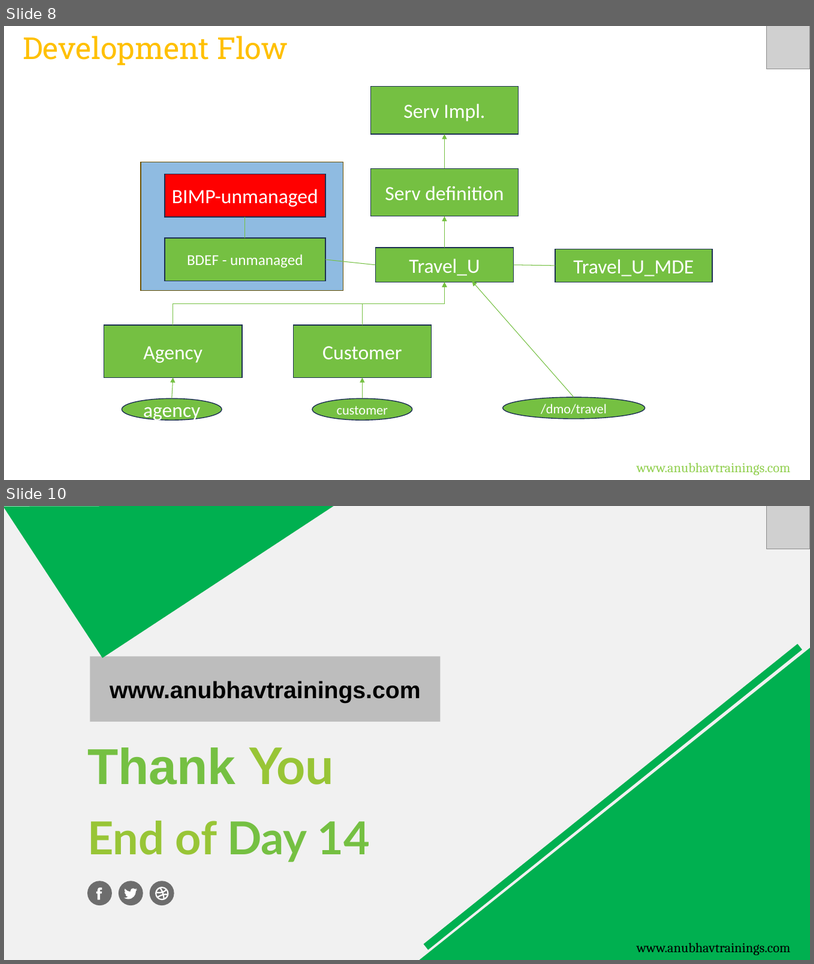
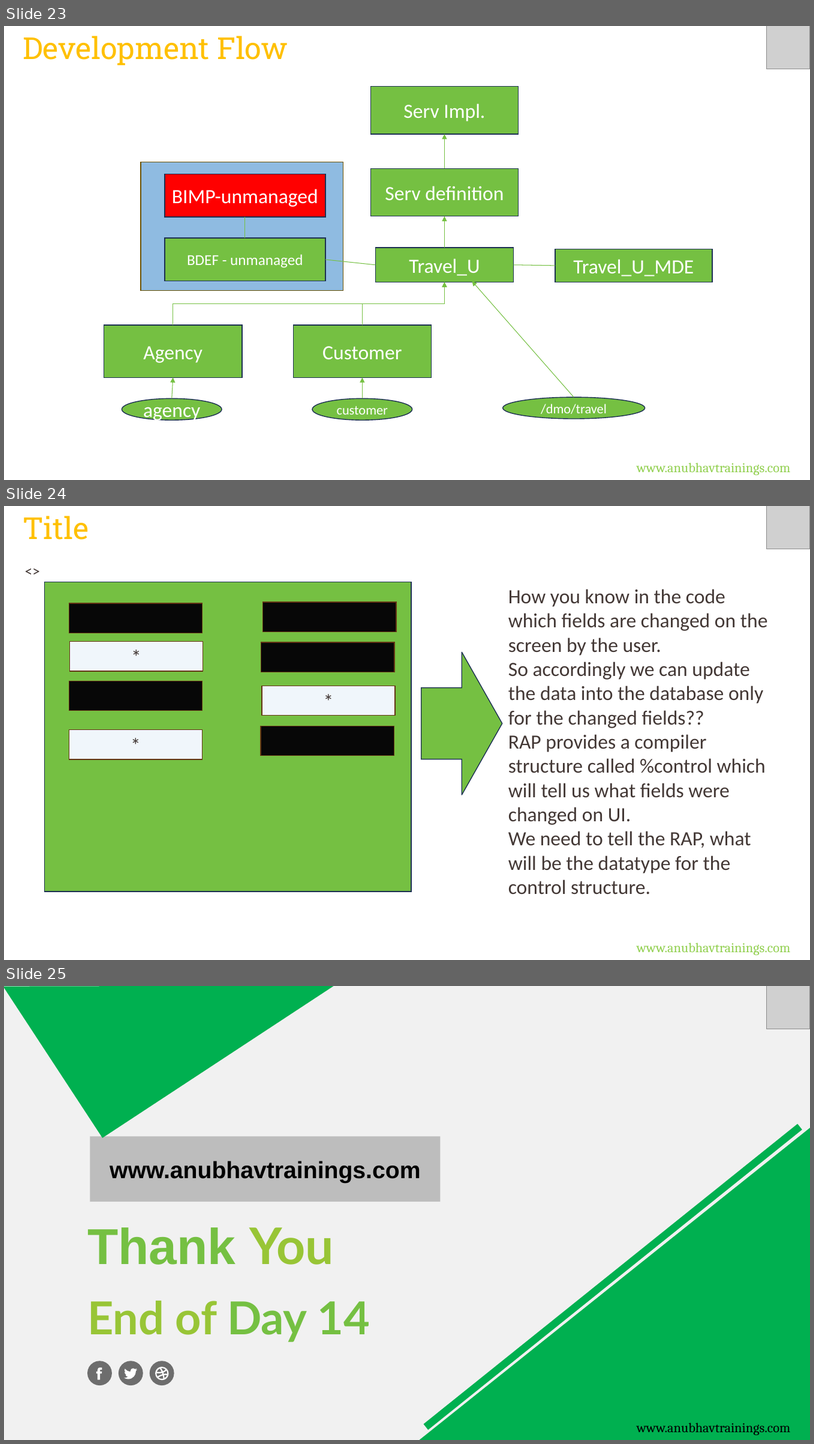
Before and after one commit to soyuztechnologies/CDS_AMDP_RAP_Training_60H, a slide deck: Day 16/DAY-16.pptx. Shown one above the other, each under a label of ours: slides 8 and 10 before the commit, slides 23, 24 and 25 after it; the slides between them are not shown. The pictures are 814x964 and 814x1444 pixels, drawn with LibreOffice and Linux fonts; fonts in the diff are those of the drawing; grey boxes stand for pictures. Boxes give left, top, right and bottom in pixels: in the first picture for what was removed or moved away, otherwise in the second. Text is boxed around its words. In the diff, an @@ line names an element or a change of style, - is before the commit and + after.

Commit message:
Auto bot updater CDS_AMDP_RAP_Training_60H Course

```diff
--- a/Day 16/DAY-16.pptx
+++ b/Day 16/DAY-16.pptx
@@ slide 24 added at [4, 506, 810, 960], background #FFFFFF @@
@@ text added at [23, 516, 89, 540], 36 pt, text #FFC000 @@
+Title
@@ picture added at [767, 506, 810, 549] @@
@@ text added at [19, 558, 800, 582], 18 pt, text #433835 @@
+<>
@@ rectangle added at [45, 582, 411, 891], fill #75C042, outline #1C3052 1 pt @@
@@ text added at [509, 589, 768, 894], 24 pt, text #433835 @@
+How you know in the code which fields are changed on the screen by the user.
+So accordingly we can update the data into the database only for the changed fields??
+RAP provides a compiler structure called %control which will tell us what fields were changed on UI.
+We need to tell the RAP, what will be the datatype for the control structure.
@@ rectangle added at [69, 603, 202, 633], fill #070707, outline #643414 1 pt @@
@@ rectangle added at [263, 602, 396, 632], fill #070707, outline #643414 1 pt @@
@@ rectangle added at [69, 642, 203, 671], fill #F0F6FB, outline #643414 1 pt, 24 pt, text #433835 @@
+*
@@ rectangle added at [261, 642, 394, 672], fill #070707, outline #643414 1 pt @@
@@ right arrow added at [422, 652, 503, 795], fill #75C042, outline #1C3052 1 pt @@
@@ rectangle added at [69, 681, 202, 711], fill #070707, outline #643414 1 pt @@
@@ rectangle added at [262, 685, 395, 715], fill #F0F6FB, outline #643414 1 pt, 24 pt, text #433835 @@
+*
@@ rectangle added at [69, 730, 202, 759], fill #F0F6FB, outline #643414 1 pt, 24 pt, text #433835 @@
+*
@@ rectangle added at [260, 726, 393, 756], fill #070707, outline #643414 1 pt @@
@@ text added at [637, 942, 791, 955], 16 pt, text #92D050 @@
+www.anubhavtrainings.com
@@ what was slide 8 is now slide 23 @@
@@ what was slide 10 is now slide 25 @@
```
Also in this commit, not shown: 1 slide changed, 14 other slides added, 6 other files.
